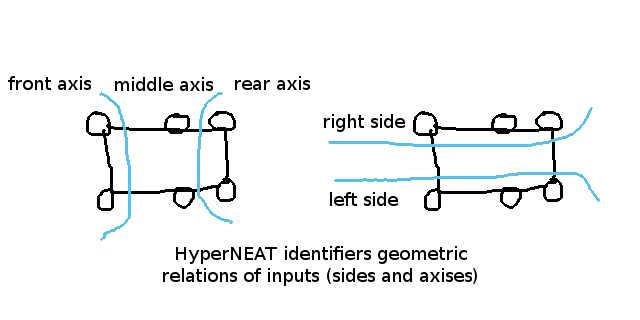
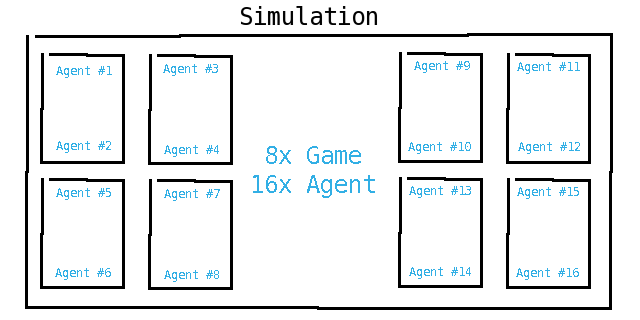
Comparing the layer stacks of the two w=640, h=320 images. Changes:
added layer "pong-evolution-architecture" above "flappy-network" over [left=25, top=6, right=613, bottom=310]
hid "hyperneat-geometry" over [left=8, top=76, right=600, bottom=286]
